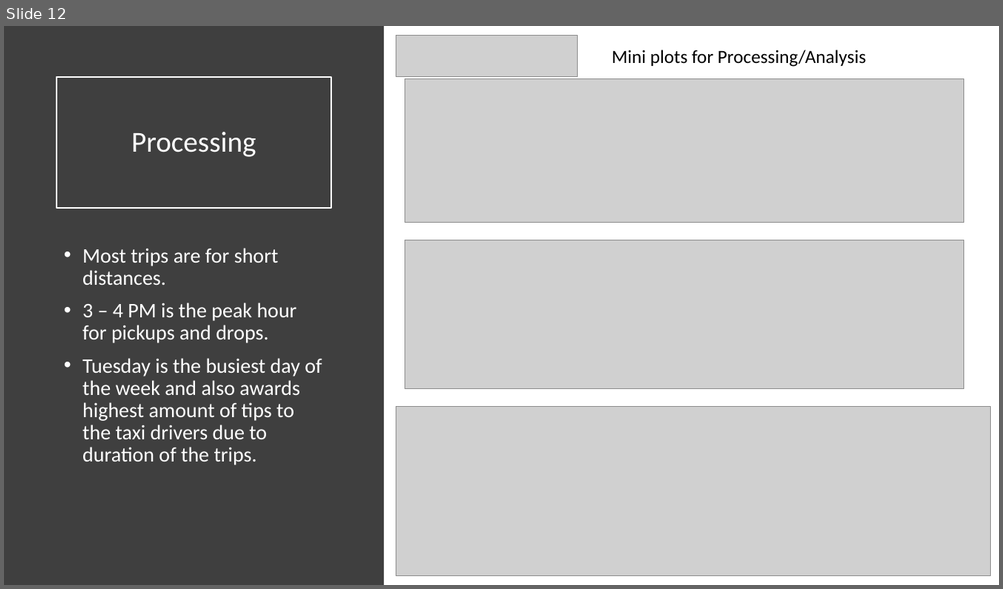
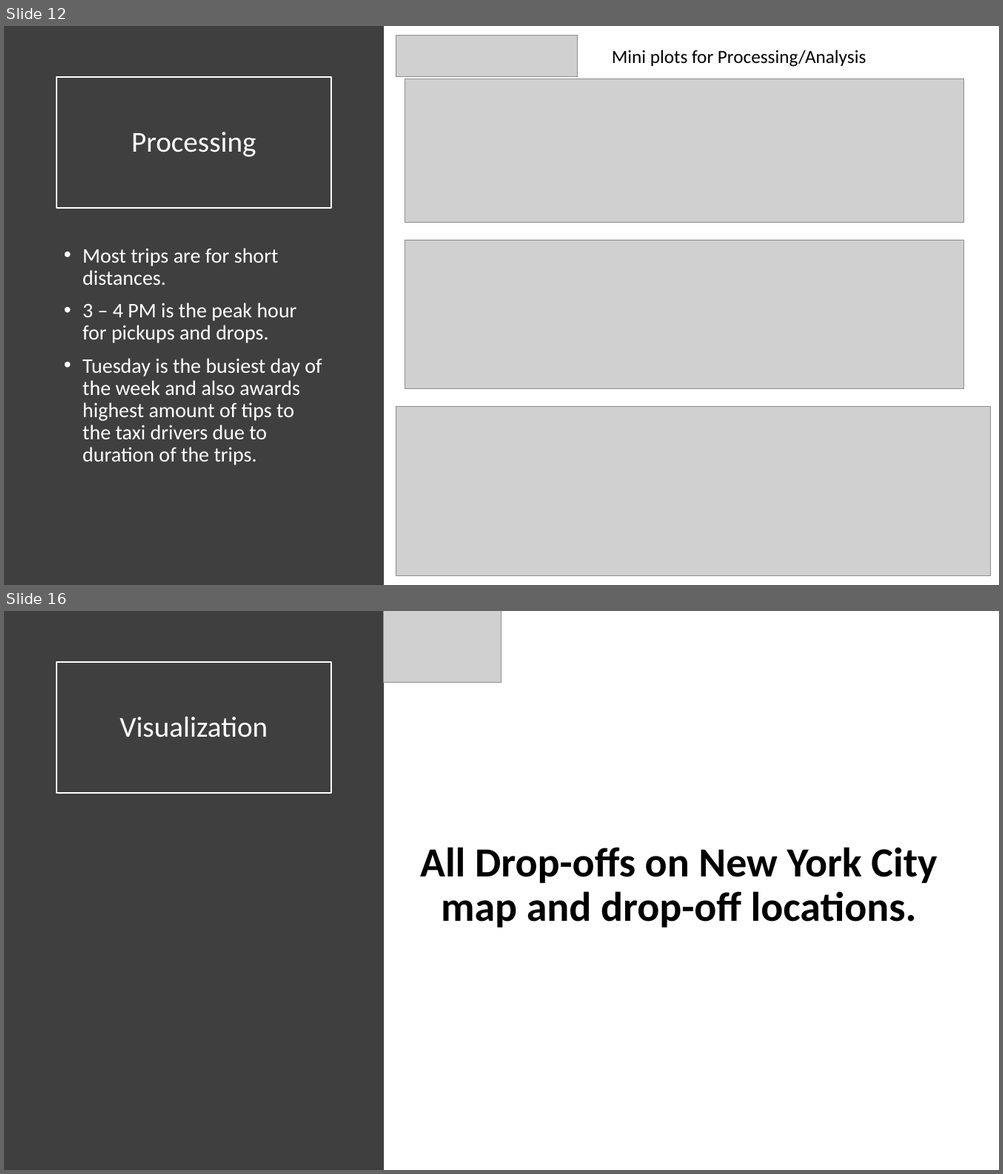
Before and after one commit to chinmoysarangi/Data-Engineering, a slide deck: Presentation.pptx. Shown one above the other, each under a label of ours: slide 12 before the commit, slides 12 and 16 after it; the slides between them are not shown. The pictures are 1003x589 and 1003x1174 pixels, drawn with LibreOffice and Linux fonts; fonts in the diff are those of the drawing; grey boxes stand for pictures. Boxes give left, top, right and bottom in pixels: in the first picture for what was removed or moved away, otherwise in the second. Text is boxed around its words. In the diff, an @@ line names an element or a change of style, - is before the commit and + after.

```diff
--- a/Presentation.pptx
+++ b/Presentation.pptx
@@ slide 16 added at [4, 611, 999, 1170], background #FFFFFF @@
@@ rectangle added at [4, 611, 384, 1170], fill #3F3F3F @@
@@ picture added at [384, 611, 502, 683] @@
@@ title added at [57, 662, 331, 793], outline #FFFFFF 1.5 pt, 28 pt, text #FFFFFF @@
+Visualization
@@ text added at [420, 847, 936, 928], 40 pt, text #000000, bold @@
+All Drop-offs on New York City map and drop-off locations.
```
Also in this commit, not shown: 1 slide changed, 3 other slides added, 4 slides removed.
